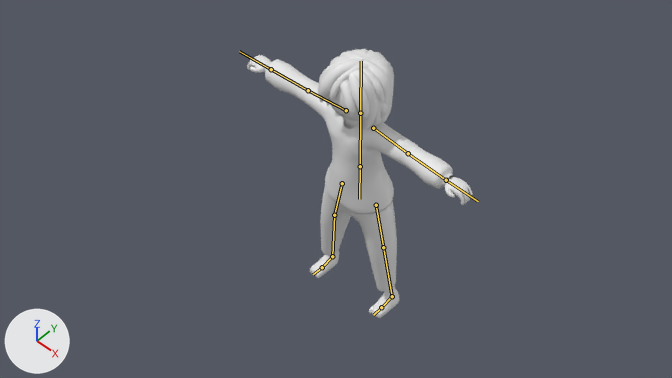
An edit to the Blender file actors/character/model/Player_model.blend, drawn before and after from the same camera.
Camera for both pictures: the file's camera 'Camera-zoomed-noimp'. The lights are fixed; the arrows at lower left show +X, +Y and +Z. The bones that bend it are drawn over the model as lines.

Names of what the first picture shows: 'Body', 'Clothing', 'Face', 'Hair-1', 'Hair-2'.
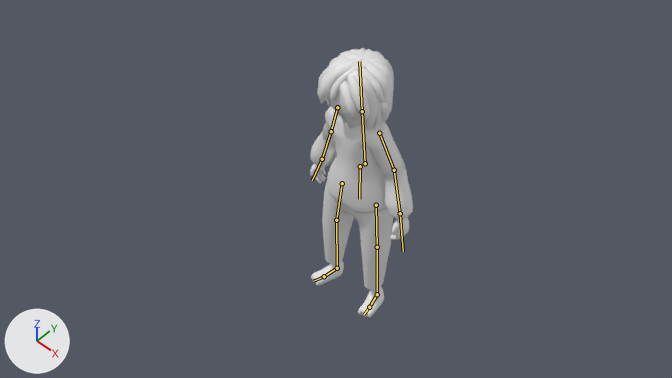
The newer file adds an action. The first version stands in its rest pose; the second is drawn at frame 1 of the action 'Test Animation'.

The change in detail:
Bone 'torso' (bone_torso) moves from (0.0, 0.0, 0.0) to (0.0, -0.004, -0.038).
Bone 'torso' (bone_torso) turns from (0, 0, 0) to (3, 1, 1) degrees about its own x, y and z.
Bone 'arm-upper.L' (bone_arm_upper_l) moves from (0.0, 0.0, 0.0) to (-0.002, 0.051, 0.022).
Bone 'arm-upper.L' (bone_arm_upper_l) turns from (0, 0, 0) to (-5, -3, -71) degrees about its own x, y and z.
Bone 'arm-lower.L' (bone_arm_lower_l) turns from (0, 0, 0) to (16, -1, -1) degrees about its own x, y and z.
Bone 'hand.L' (bone_hand_l) turns from (0, 0, 0) to (6, -4, 0) degrees about its own x, y and z.
Bone 'arm-upper.R' (bone_arm_upper_r) moves from (0.0, 0.0, 0.0) to (0.002, 0.051, 0.022).
Bone 'arm-upper.R' (bone_arm_upper_r) turns from (0, 0, 0) to (-5, 3, 71) degrees about its own x, y and z.
Bone 'arm-lower.R' (bone_arm_lower_r) turns from (0, 0, 0) to (9, 2, 0) degrees about its own x, y and z.
Bone 'leg-upper.L' (bone_leg_upper_l) turns from (0, 0, 0) to (4, 0, -6) degrees about its own x, y and z.
Bone 'foot-upper.L' (bone_foot_upper_l) turns from (0, 0, 0) to (-1, 6, 15) degrees about its own x, y and z.
Bone 'leg-upper.R' (bone_leg_upper_r) turns from (0, 0, 0) to (4, 0, 6) degrees about its own x, y and z.
Bone 'foot-upper.R' (bone_foot_upper_r) turns from (0, 0, 0) to (-1, -6, -15) degrees about its own x, y and z.

What differs and where, as boxes (x1, y1, x2, y2) in the pictures (672 x 378 px):
'Clothing', posed (45% narrower, 21% shorter): before (265, 59, 454, 291); after (310, 106, 413, 290)
'Body', posed: before (247, 55, 473, 318); after (310, 90, 409, 317)
'Hair-1', posed: before (325, 49, 394, 130); after (326, 48, 394, 129)
'Hair-2', posed: before (317, 57, 369, 121); after (317, 58, 370, 121)
'Face', posed (10% shorter): before (330, 98, 347, 117); after (330, 100, 347, 117)
bone 'torso', root to tip: before (360, 166) to (360, 113); after (365, 163) to (362, 111)
bone 'arm-upper.L', root to tip: before (373, 128) to (408, 153); after (379, 133) to (394, 170)
bone 'arm-lower.L', root to tip: before (408, 153) to (446, 180); after (394, 170) to (400, 213)
bone 'hand.L', root to tip: before (446, 180) to (478, 201); after (400, 213) to (403, 251)
bone 'arm-upper.R', root to tip: before (346, 110) to (308, 90); after (337, 107) to (331, 131)
bone 'arm-lower.R', root to tip: before (308, 90) to (271, 69); after (331, 131) to (322, 159)
bone 'leg-upper.L', root to tip: before (376, 205) to (383, 247); after (376, 205) to (377, 247)
bone 'foot-upper.L', root to tip: before (392, 296) to (381, 307); after (377, 294) to (369, 307)
bone 'leg-upper.R', root to tip: before (342, 183) to (334, 215); after (342, 183) to (336, 220)
bone 'foot-upper.R', root to tip: before (332, 256) to (322, 267); after (337, 268) to (324, 276)
